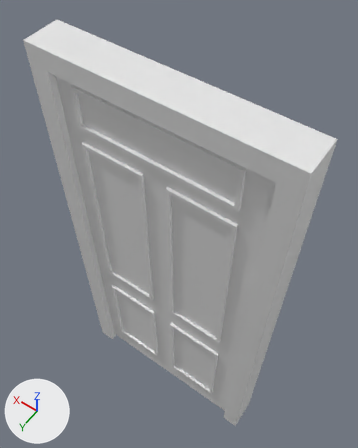
The FBX model Assets/asset/Badroom_Asset/Collection1/Mesh/M_Badroom_PintuKamar.fbx, before and after one commit.
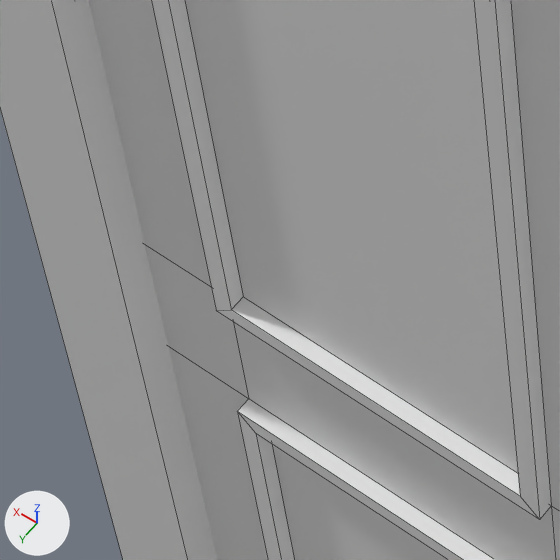
Each version is shown whole from a camera (50 mm lens) standing at (-2.343, -1.724, 3.808) and looking at (-1.452, -2.971, 1.849), then close up on the part from 22% to 43% of the width and 51% to 68% of the height. Arrows for +X, +Y and +Z are at lower left; the lights stay in place. The close-ups show mesh edges as thin lines. Materials are left out; every surface is plain grey. Where no turn or scale is listed for an object, it has been applied to the vertices.

Names of what the first close-up shows: 'PintuKamar'.
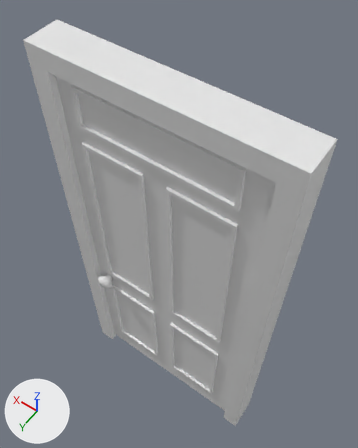
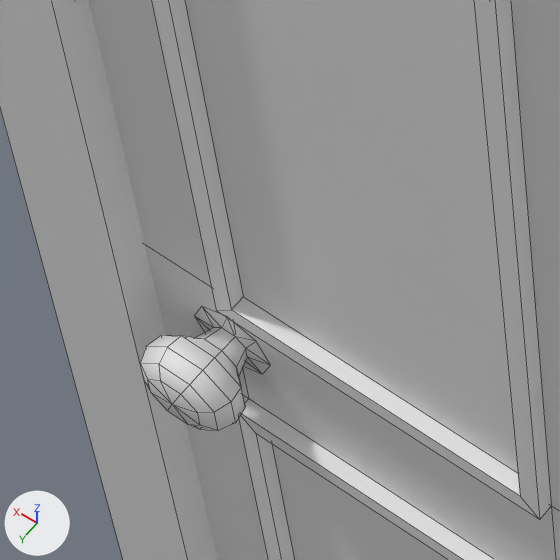
Commit message: Revisi Mesh Hilang di Badroom

Changed parts and their boxes [x1, y1, x2, y2] in the close-ups (560 x 560 px):
part 1 of me_cube_003, added: after [140, 310, 266, 431]

Diff of the bpy script that builds the scene:
```diff
--- a/Assets/asset/Badroom_Asset/Collection1/Mesh/M_Badroom_PintuKamar.fbx.py
+++ b/Assets/asset/Badroom_Asset/Collection1/Mesh/M_Badroom_PintuKamar.fbx.py
@@ me_cube_003 @@
 # used by ob_pintukamar; location = (-1.5348, -2.7492, 1.6724)
-me_cube_003.from_pydata(...)  # 144 vertices, 122 faces; spans x -0.56..0.56, y -0.11..0.05, z -1.15..1.16
+me_cube_003.from_pydata(...)  # 201 vertices, 186 faces; spans x -0.56..0.56, y -0.11..0.09, z -1.15..1.16
+# me_cube_003 part 1: a new loose piece of 57 vertices spanning x 0.35..0.43, y 0.02..0.09, z -0.32..-0.24
```
